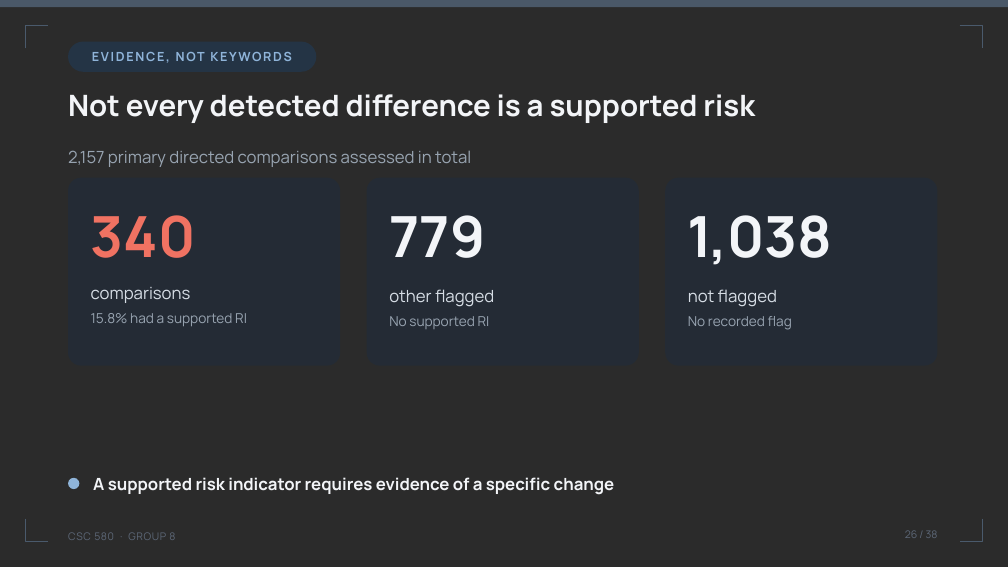
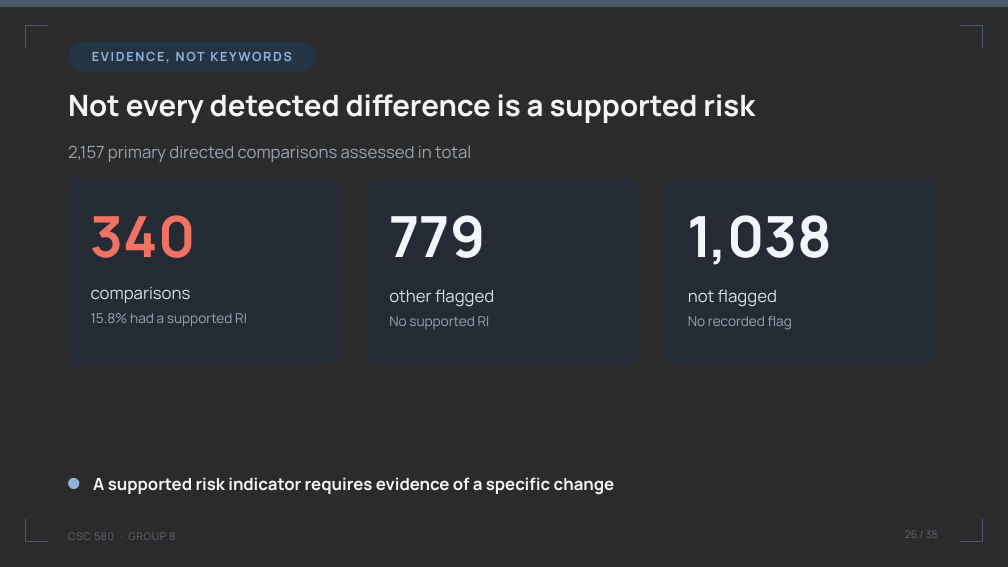
Before and after one commit to umdnp/csc580-project8, a slide deck: slide 26 of docs/group8_final_presentation.pptx. Drawn at 1008x567 pixels with LibreOffice and Linux fonts; fonts in the diff are those of the drawing; background and template pictures are left out; a plain dark background stands for a picture behind light text. Boxes give left, top, right and bottom in pixels: in the first picture for what was removed or moved away, otherwise in the second. Text is boxed around its words. In the diff, an @@ line names an element or a change of style, - is before the commit and + after.

```diff
--- a/docs/group8_final_presentation.pptx
+++ b/docs/group8_final_presentation.pptx
@@ text "2,157 primary directed comparisons assessed ..." moved from (x1=68, y1=151, x2=471, y2=167) to (x1=68, y1=146, x2=471, y2=162) @@
```
Also in this commit, not shown: 8 other slides changed, 9 other files.
